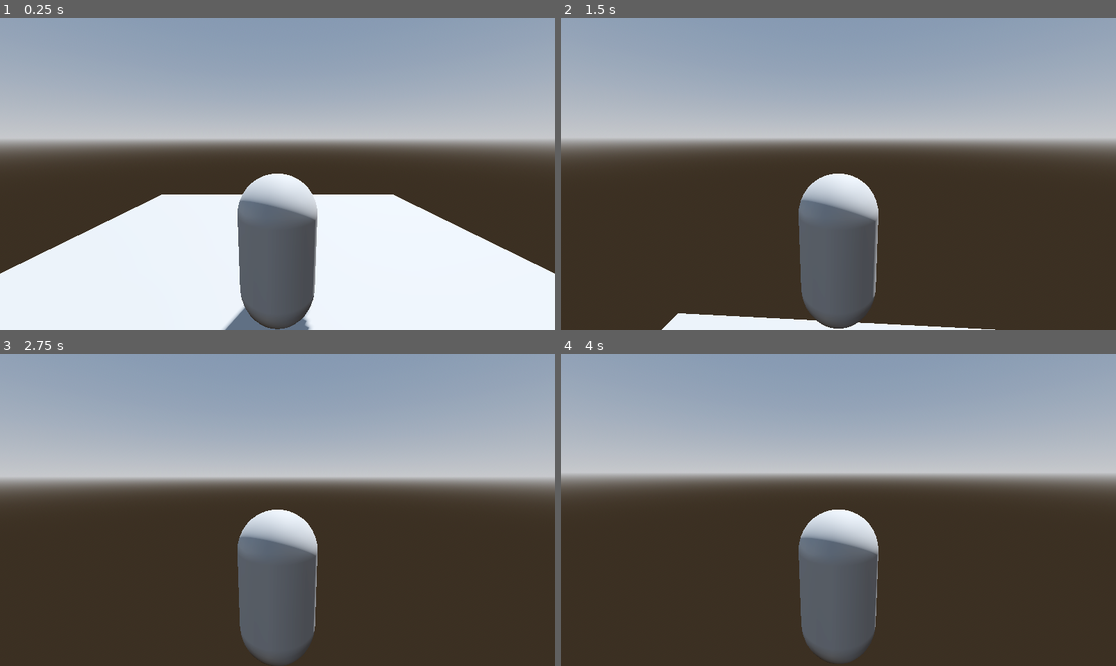
Above: before the commit, frames 1-4 (two rows, left to right).
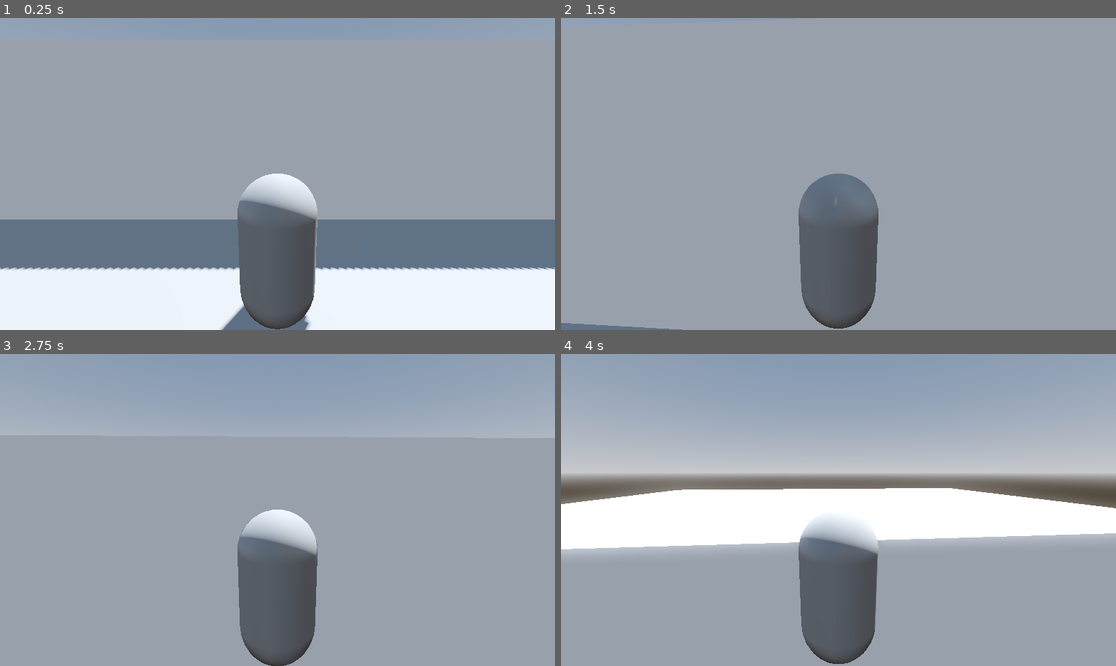
Above: after the commit, the same moments.

Repository: nordic96/unknown
Game: Godot game, scene res://scenes/level.tscn
The game is run twice, just before and just after one commit, with the same random seed, the same clock (stepped at 60 frames per second) and the same inputs.
Inputs (mouse positions are in pixels of both pictures, inside the frame that each line leads up to):
- Up to frame 1 (0.25 s): no input
- Up to frame 2 (1.5 s): tap Enter at 0.5 s; move the mouse to (866, 174) at 0.52 s; hold W (move_forward) from 0.53 s (still down); tap Space (jump) at 0.77 s; move the mouse to (810, 174) at 1.27 s
- Up to frame 3 (2.75 s): keep holding W (move_forward); tap Space (jump) at 1.52, 2 s; move the mouse to (288, 503) at 2.02 s
- Up to frame 4 (4 s): keep holding W (move_forward); tap Enter at 2.75 s; move the mouse to (832, 516) at 2.77 s; tap Space (jump) at 3.02, 3.5, 3.77 s; move the mouse to (877, 513) at 3.52 s

The runs differ from the first frame. In frame 1, 46% of the frame differs, in the area x 0-100%, y 26-100%; in frame 2, 65%; in frame 3, 62%; in frame 4, 51%.

Commit message:
added square box model for testing

Diff:
--- a/entities/player/Player.gd
+++ b/entities/player/Player.gd
@@ -1,6 +1,6 @@
 extends RigidBody3D
 
-const JUMP_FORCE = 4
+const JUMP_FORCE = 2
 
 var mouse_sensitivity := 0.001
 var twist_input := 0.0
--- a/scenes/level.tscn
+++ b/scenes/level.tscn
@@ -16,10 +16,18 @@
 glow_enabled = true
 
 [sub_resource type="PlaneMesh" id="PlaneMesh_s4ltc"]
-size = Vector2(10, 10)
+size = Vector2(20, 20)
 
-[sub_resource type="ConcavePolygonShape3D" id="ConcavePolygonShape3D_2uiwq"]
-data = PackedVector3Array(5, 0, 5, -5, 0, 5, 5, 0, -5, -5, 0, 5, -5, 0, -5, 5, 0, -5)
+[sub_resource type="ConcavePolygonShape3D" id="ConcavePolygonShape3D_ebvdu"]
+data = PackedVector3Array(10, 0, 10, -10, 0, 10, 10, 0, -10, -10, 0, 10, -10, 0, -10, 10, 0, -10)
+
+[sub_resource type="StandardMaterial3D" id="StandardMaterial3D_u7eip"]
+
+[sub_resource type="BoxMesh" id="BoxMesh_o6g1j"]
+size = Vector3(17, 5, 10)
+
+[sub_resource type="ConcavePolygonShape3D" id="ConcavePolygonShape3D_o8uwt"]
+data = PackedVector3Array(-8.5, 2.5, 5, 8.5, 2.5, 5, -8.5, -2.5, 5, 8.5, 2.5, 5, 8.5, -2.5, 5, -8.5, -2.5, 5, 8.5, 2.5, -5, -8.5, 2.5, -5, 8.5, -2.5, -5, -8.5, 2.5, -5, -8.5, -2.5, -5, 8.5, -2.5, -5, 8.5, 2.5, 5, 8.5, 2.5, -5, 8.5, -2.5, 5, 8.5, 2.5, -5, 8.5, -2.5, -5, 8.5, -2.5, 5, -8.5, 2.5, -5, -8.5, 2.5, 5, -8.5, -2.5, -5, -8.5, 2.5, 5, -8.5, -2.5, 5, -8.5, -2.5, -5, 8.5, 2.5, 5, -8.5, 2.5, 5, 8.5, 2.5, -5, -8.5, 2.5, 5, -8.5, 2.5, -5, 8.5, 2.5, -5, -8.5, -2.5, 5, 8.5, -2.5, 5, -8.5, -2.5, -5, 8.5, -2.5, 5, 8.5, -2.5, -5, -8.5, -2.5, -5)
 
 [node name="Level" type="Node3D"]
 
@@ -30,14 +38,24 @@
 transform = Transform3D(-0.866023, -0.433016, 0.250001, 0, 0.499998, 0.866027, -0.500003, 0.749999, -0.43301, 0, 0, 0)
 shadow_enabled = true
 
-[node name="MeshInstance3D" type="MeshInstance3D" parent="."]
+[node name="Ground" type="MeshInstance3D" parent="."]
 mesh = SubResource("PlaneMesh_s4ltc")
 
-[node name="StaticBody3D" type="StaticBody3D" parent="MeshInstance3D"]
+[node name="StaticBody3D" type="StaticBody3D" parent="Ground"]
 
-[node name="CollisionShape3D" type="CollisionShape3D" parent="MeshInstance3D/StaticBody3D"]
-shape = SubResource("ConcavePolygonShape3D_2uiwq")
+[node name="CollisionShape3D" type="CollisionShape3D" parent="Ground/StaticBody3D"]
+shape = SubResource("ConcavePolygonShape3D_ebvdu")
 
 [node name="Player" parent="." instance=ExtResource("1_nirff")]
-transform = Transform3D(1, 0, 0, 0, 1, 0, 0, 0, 1, 2.08165e-12, 1.2, 1.083)
+transform = Transform3D(1, 0, 0, 0, 1, 0, 0, 0, 1, 2.08165e-12, 1.2, 3.47596)
 top_level = true
+
+[node name="Tavern" type="MeshInstance3D" parent="."]
+transform = Transform3D(1, 0, 0, 0, 1, 0, 0, 0, 1, 2.08165e-12, 2.4117, -4.85585)
+material_override = SubResource("StandardMaterial3D_u7eip")
+mesh = SubResource("BoxMesh_o6g1j")
+
+[node name="StaticBody3D" type="StaticBody3D" parent="Tavern"]
+
+[node name="CollisionShape3D" type="CollisionShape3D" parent="Tavern/StaticBody3D"]
+shape = SubResource("ConcavePolygonShape3D_o8uwt")
Not shown: 1 places in scenes/level.tscn that only renumber resources
